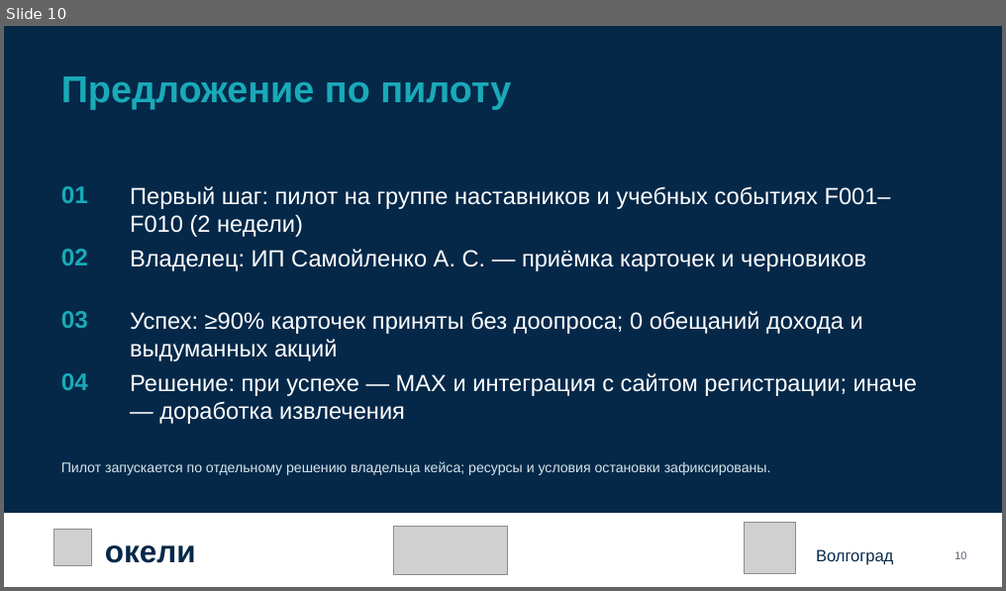
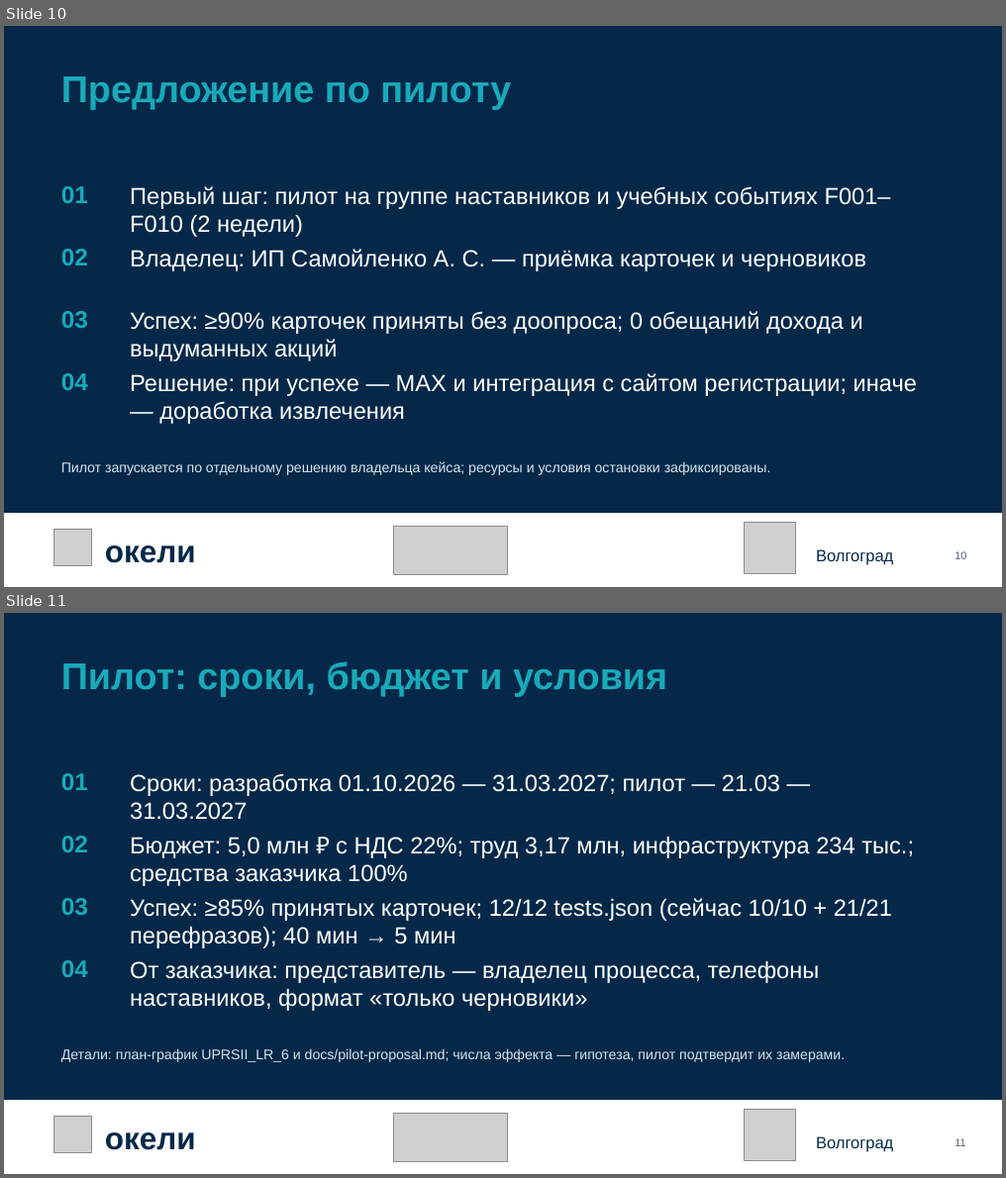
Before and after one commit to KaDyK736/FinikTeam-FB01, a slide deck: Презентация_команды_Finik_FB01.pptx. Shown one above the other, each under a label of ours: slide 10 before the commit, slides 10 and 11 after it. The pictures are 1006x591 and 1006x1178 pixels, drawn with LibreOffice and Linux fonts; fonts in the diff are those of the drawing; grey boxes stand for pictures. Boxes give left, top, right and bottom in pixels: in the first picture for what was removed or moved away, otherwise in the second. Text is boxed around its words. In the diff, an @@ line names an element or a change of style, - is before the commit and + after.

```diff
--- a/Презентация_команды_Finik_FB01.pptx
+++ b/Презентация_команды_Finik_FB01.pptx
@@ slide 11 added at (4, 613, 1002, 1174), background #052849 @@
@@ text added at (61, 662, 667, 697), 36 pt, text #19AAB8, bold @@
+Пилот: сроки, бюджет и условия
@@ text added at (61, 773, 88, 790), 23.2 pt, text #19AAB8, bold @@
+01
@@ text added at (130, 773, 780, 820), 22.5 pt, text #FFFFFF @@
+Сроки: разработка 01.10.2026 — 31.03.2027; пилот — 21.03 — 31.03.2027
@@ text added at (61, 836, 88, 853), 23.2 pt, text #19AAB8, bold @@
+02
@@ text added at (130, 837, 914, 886), 22.5 pt, text #FFFFFF @@
+Бюджет: 5,0 млн ₽ с НДС 22%; труд 3,17 млн, инфраструктура 234 тыс.; средства заказчика 100%
@@ text added at (61, 898, 88, 915), 23.2 pt, text #19AAB8, bold @@
+03
@@ text added at (130, 898, 892, 949), 22.5 pt, text #FFFFFF @@
+Успех: ≥85% принятых карточек; 12/12 tests.json (сейчас 10/10 + 21/21 перефразов); 40 мин → 5 мин
@@ text added at (61, 960, 88, 977), 23.2 pt, text #19AAB8, bold @@
+04
@@ text added at (130, 961, 820, 1011), 22.5 pt, text #FFFFFF @@
+От заказчика: представитель — владелец процесса, телефоны наставников, формат «только черновики»
@@ text added at (61, 1049, 845, 1062), 13.5 pt, text #D4E5EA @@
+Детали: план-график UPRSII_LR_6 и docs/pilot-proposal.md; числа эффекта — гипотеза, пилот подтвердит их замерами.
@@ rectangle added at (4, 1100, 1002, 1174), fill #FFFFFF @@
@@ picture added at (54, 1116, 91, 1154) @@
@@ picture added at (394, 1114, 508, 1162) @@
@@ picture added at (745, 1110, 796, 1161) @@
@@ text added at (105, 1133, 196, 1151), 30 pt, text #052849, bold @@
+окели
@@ text added at (816, 1137, 893, 1153), 15.8 pt, text #052849 @@
+Волгоград
@@ text added at (954, 1139, 965, 1147), 10.5 pt, text #566572 @@
+11
```
Also in this commit, not shown: 1 other file.
